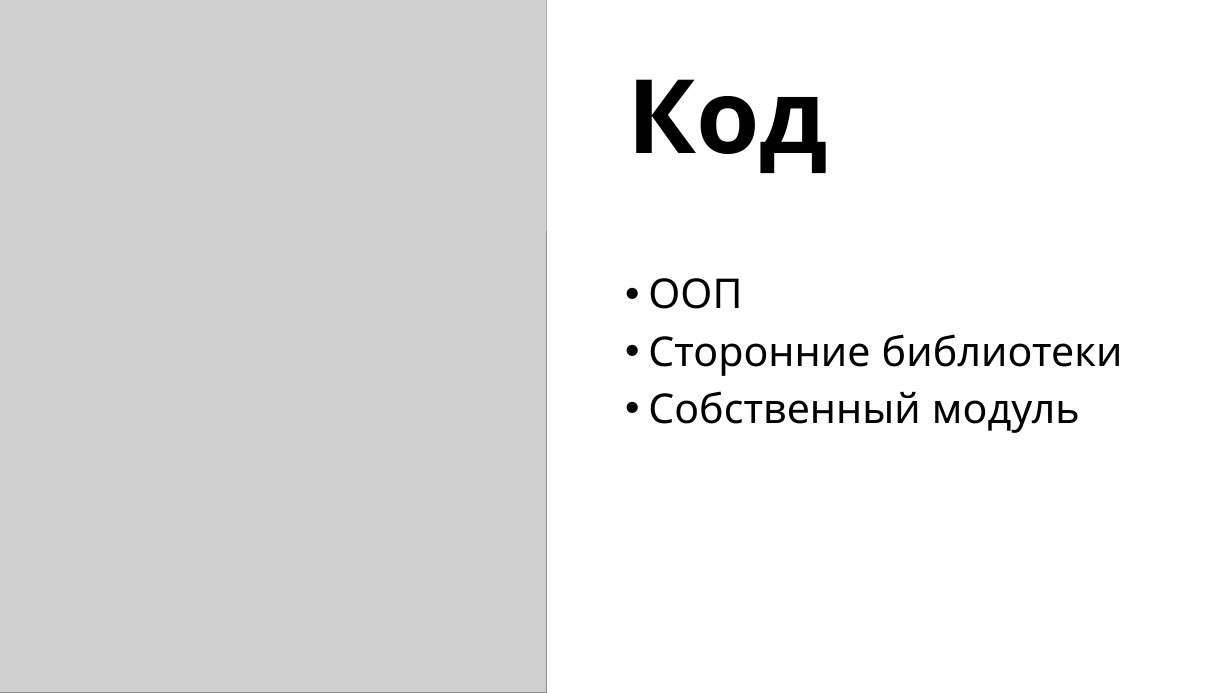
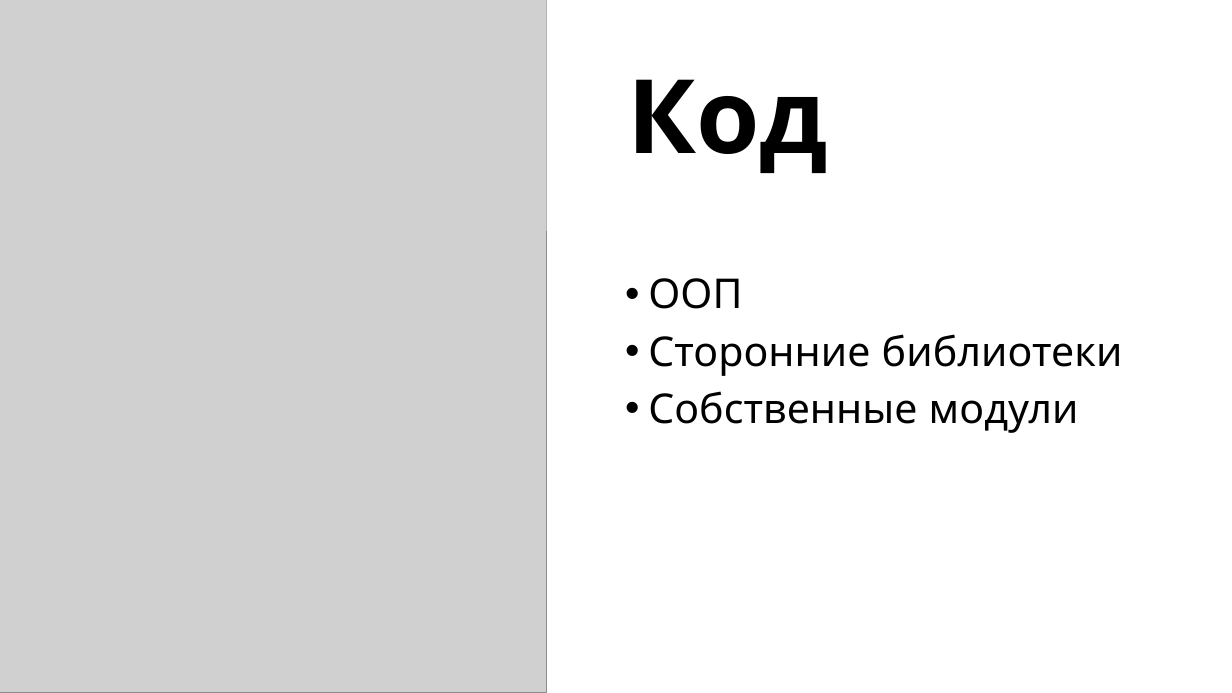
Before and after one commit to manamv/snake-feat.-Alina, a slide deck: slide 3 of Snake.pptx. Drawn at 1232x693 pixels with LibreOffice and Linux fonts; fonts in the diff are those of the drawing; grey boxes stand for pictures. Boxes give left, top, right and bottom in pixels: in the first picture for what was removed or moved away, otherwise in the second. Text is boxed around its words. In the diff, an @@ line names an element or a change of style, - is before the commit and + after.

```diff
--- a/Snake.pptx
+++ b/Snake.pptx
@@ text at (x1=648, y1=391, x2=1079, y2=433): text changed @@
-• Собственный модуль
+• Собственные модули
```
Also in this commit, not shown: 6 other files.
